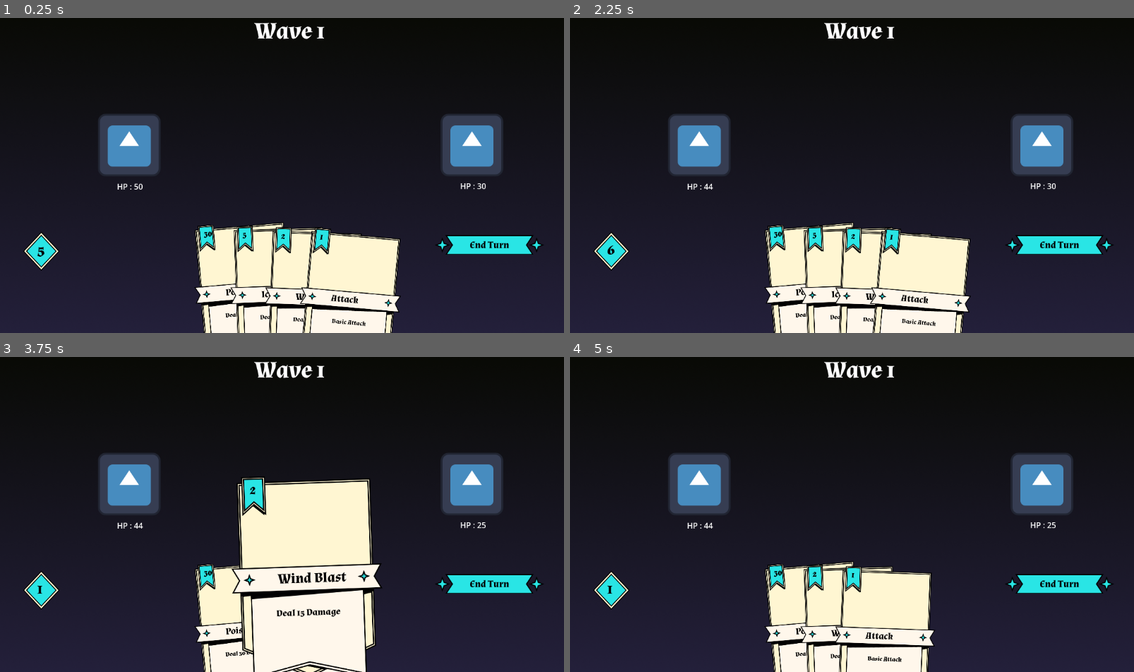
Above: before the commit, frames 1-4 (two rows, left to right).
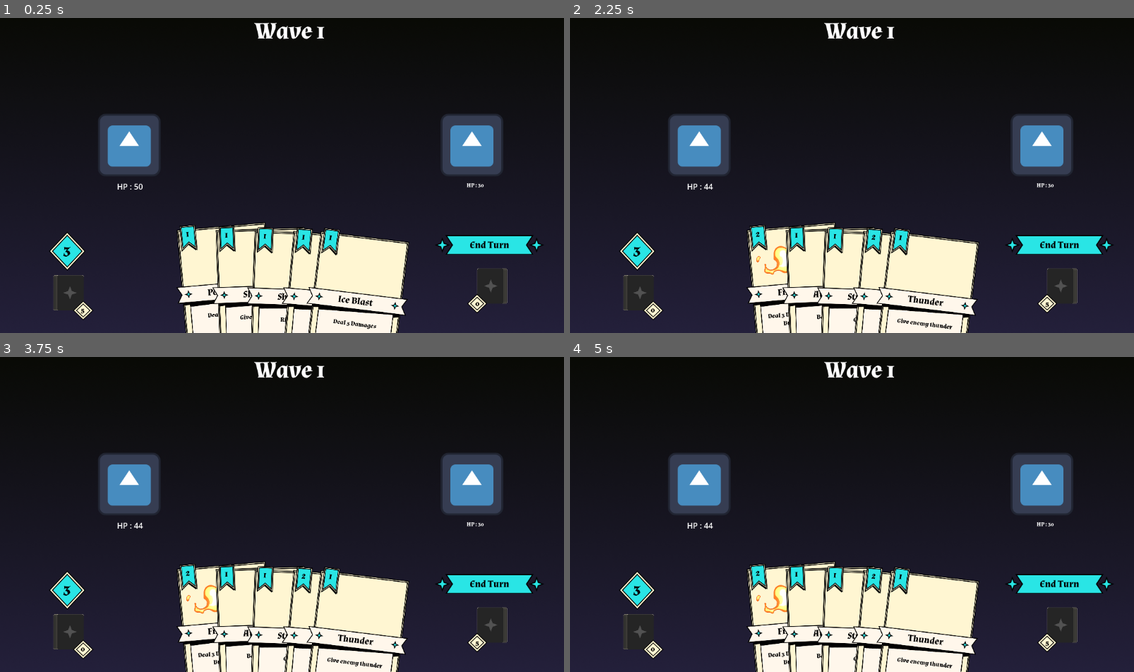
Above: after the commit, the same moments.

Repository: mikarespati/The-Arcalon
Game: Godot game, scene res://scenes/battle/battle_scene.tscn
Two runs of this game, one before a commit and one after it. Both use one fixed random seed, a clock stepped at 60 frames per second and the inputs below. This scene is started directly instead of the project's main scene. The engine's default icon, where the game draws it, is replaced by a stand-in: a white triangle on a blue panel in a dark square.
Inputs (mouse positions are in pixels of both pictures, inside the frame that each line leads up to):
- Up to frame 1 (0.25 s): no input
- Up to frame 2 (2.25 s): click "Ice Blast" (after the commit: "Sleep") at 0.5 s; click "Attack" (after the commit: "Blind") at 1.25 s; click (1060, 244) at 2 s
- Up to frame 3 (3.75 s): click "Wind Blast" (after the commit: "Stun") at 2.75 s; click (315, 564) at 3.5 s, where only the run after the commit has a clickable "Thunder"
- Up to frame 4 (5 s): click "Poiso Blast" (after the commit: "Fire Blast") at 4.25 s

The runs differ from the first frame. In frame 1, 7.2% of the frame differs, in the area x 4-90%, y 52-100%; in frame 2, 7.4%; in frame 3, 17%, in the area x 4-90%, y 37-100%; in frame 4, 8.9%.

Commit message:
Added right deck and left deck

Diff:
--- /dev/null
+++ b/resources/cards/blind.tres
@@ -0,0 +1,10 @@
+[gd_resource type="Resource" script_class="CardData" format=3 uid="uid://dl13oa5vhmrvo"]
+
+[ext_resource type="Script" uid="uid://dyxhjxf8x06mx" path="res://scripts/cards/card_data.gd" id="1_jt6uk"]
+
+[resource]
+script = ExtResource("1_jt6uk")
+card_name = "Blind"
+mana_cost = 1
+description = "Give Blind"
+metadata/_custom_type_script = "uid://dyxhjxf8x06mx"
--- a/resources/cards/fire_blast.tres
+++ b/resources/cards/fire_blast.tres
@@ -1,5 +1,6 @@
 [gd_resource type="Resource" script_class="CardData" format=3 uid="uid://dsp2p5piqmbyp"]
 
+[ext_resource type="Texture2D" uid="uid://s45s47e6yuyk" path="res://assets/cards/fireblast.png" id="1_awatx"]
 [ext_resource type="Script" uid="uid://dyxhjxf8x06mx" path="res://scripts/cards/card_data.gd" id="1_g1rsc"]
 
 [resource]
@@ -8,4 +9,5 @@
 mana_cost = 2
 damage = 10
 description = "Deal 3 Damages. Apply Burn 2 Turn"
+artwork = ExtResource("1_awatx")
 metadata/_custom_type_script = "uid://dyxhjxf8x06mx"
--- a/resources/cards/ice_blast.tres
+++ b/resources/cards/ice_blast.tres
@@ -5,7 +5,7 @@
 [resource]
 script = ExtResource("1_f3e4u")
 card_name = "Ice Blast"
-mana_cost = 5
+mana_cost = 1
 damage = 5
 description = "Deal 5 Damages"
 metadata/_custom_type_script = "uid://dyxhjxf8x06mx"
--- a/resources/cards/posion_blast.tres
+++ b/resources/cards/posion_blast.tres
@@ -5,7 +5,7 @@
 [resource]
 script = ExtResource("1_3yj1b")
 card_name = "Poiso Blast"
-mana_cost = 30
-damage = 30
-description = "Deal 30 Damage"
+mana_cost = 1
+damage = 15
+description = "Deal 15 Damage"
 metadata/_custom_type_script = "uid://dyxhjxf8x06mx"
--- /dev/null
+++ b/resources/cards/sleep.tres
@@ -0,0 +1,10 @@
+[gd_resource type="Resource" script_class="CardData" format=3 uid="uid://ckt7ijrhrjebl"]
+
+[ext_resource type="Script" uid="uid://dyxhjxf8x06mx" path="res://scripts/cards/card_data.gd" id="1_4r2e2"]
+
+[resource]
+script = ExtResource("1_4r2e2")
+card_name = "Sleep"
+mana_cost = 1
+description = "Give enemy sleep"
+metadata/_custom_type_script = "uid://dyxhjxf8x06mx"
--- /dev/null
+++ b/resources/cards/stun.tres
@@ -0,0 +1,11 @@
+[gd_resource type="Resource" script_class="CardData" format=3 uid="uid://diidtab8pq3ig"]
+
+[ext_resource type="Script" uid="uid://dyxhjxf8x06mx" path="res://scripts/cards/card_data.gd" id="1_dxsmm"]
+
+[resource]
+script = ExtResource("1_dxsmm")
+card_name = "Stun"
+mana_cost = 1
+damage = 20
+description = "Give Stun"
+metadata/_custom_type_script = "uid://dyxhjxf8x06mx"
--- /dev/null
+++ b/resources/cards/thunder.tres
@@ -0,0 +1,11 @@
+[gd_resource type="Resource" script_class="CardData" format=3 uid="uid://b0s515brpo8ty"]
+
+[ext_resource type="Script" uid="uid://dyxhjxf8x06mx" path="res://scripts/cards/card_data.gd" id="1_mpykq"]
+
+[resource]
+script = ExtResource("1_mpykq")
+card_name = "Thunder"
+mana_cost = 1
+damage = 12
+description = "Give enemy thunder"
+metadata/_custom_type_script = "uid://dyxhjxf8x06mx"
--- a/scenes/battle/battle_scene.tscn
+++ b/scenes/battle/battle_scene.tscn
@@ -6,8 +6,10 @@
 [ext_resource type="FontFile" uid="uid://s42mey0d8uem" path="res://assets/fonts/Almendra/Almendra-Bold.ttf" id="3_2wmvw"]
 [ext_resource type="Texture2D" uid="uid://dqfqgvqd30mpr" path="res://assets/button/mana.png" id="5_2wmvw"]
 [ext_resource type="PackedScene" uid="uid://blck0m0ygekkh" path="res://scenes/cards/card.tscn" id="5_7hnyd"]
+[ext_resource type="Texture2D" uid="uid://74cshyd6d82y" path="res://assets/cards/leftdeck.png" id="5_dddu7"]
 [ext_resource type="Texture2D" uid="uid://b1i8na7tg1tff" path="res://assets/button/endturn.png" id="7_ww1p6"]
 [ext_resource type="Script" uid="uid://dgt30coifqmsm" path="res://scripts/battle/battle_manager.gd" id="8_2wmvw"]
+[ext_resource type="Texture2D" uid="uid://4o562y4mu3m" path="res://assets/cards/rightdeck.png" id="8_3511k"]
 
 [node name="BattleScene" type="Control" unique_id=1331431013]
 layout_mode = 3
@@ -36,11 +38,13 @@
 
 [node name="EnemyHP" type="Label" parent="EnemyArea" unique_id=2138414526]
 layout_mode = 0
-offset_left = 40.0
-offset_top = 136.0
-offset_right = 93.0
-offset_bottom = 159.0
-text = "HP : 30"
+offset_left = 53.0
+offset_top = 138.0
+offset_right = 106.0
+offset_bottom = 161.0
+theme_override_fonts/font = ExtResource("3_2wmvw")
+theme_override_font_sizes/font_size = 12
+text = "50/50"
 
 [node name="EnemyIntent" type="TextureRect" parent="EnemyArea" unique_id=766419731]
 layout_mode = 0
@@ -98,9 +102,36 @@
 offset_right = 40.0
 offset_bottom = 640.0
 
+[node name="LeftDeckUI" type="Control" parent="BottomUI" unique_id=1752159068]
+anchors_preset = 0
+offset_left = 119.0
+offset_top = -58.0
+offset_right = 159.0
+offset_bottom = -18.0
+
+[node name="DeckBackground" type="TextureRect" parent="BottomUI/LeftDeckUI" unique_id=1173025889]
+layout_mode = 0
+offset_left = -10.0
+offset_top = -12.0
+offset_right = 72.0
+offset_bottom = 80.0
+texture = ExtResource("5_dddu7")
+expand_mode = 1
+
+[node name="DeckCountLabel" type="Label" parent="BottomUI/LeftDeckUI" unique_id=1101916704]
+layout_mode = 0
+offset_left = 46.0
+offset_top = 48.0
+offset_right = 86.0
+offset_bottom = 71.0
+theme_override_colors/font_color = Color(0, 0, 0, 1)
+theme_override_fonts/font = ExtResource("3_2wmvw")
+text = "5"
+
 [node name="ManaUI" type="Control" parent="BottomUI" unique_id=1533081491]
 anchors_preset = 0
-offset_right = 40.0
+offset_left = 53.0
+offset_right = 93.0
 offset_bottom = 40.0
 
 [node name="ManaCrystal" type="TextureRect" parent="BottomUI/ManaUI" unique_id=2076015132]
@@ -125,9 +156,9 @@
 
 [node name="HandArea" type="Control" parent="BottomUI" unique_id=427398777]
 anchors_preset = 0
-offset_left = 386.0
+offset_left = 349.0
 offset_top = -144.0
-offset_right = 426.0
+offset_right = 389.0
 offset_bottom = -104.0
 
 [node name="Card" parent="BottomUI/HandArea" unique_id=1876157408 instance=ExtResource("5_7hnyd")]
@@ -163,6 +194,41 @@
 offset_bottom = -25.0
 rotation = 0.08726646
 scale = Vector2(0.4, 0.4)
+
+[node name="Card5" parent="BottomUI/HandArea" unique_id=159512044 instance=ExtResource("5_7hnyd")]
+layout_mode = 0
+offset_left = 296.0
+offset_top = -25.0
+offset_right = 296.0
+offset_bottom = -25.0
+rotation = 0.12217305
+scale = Vector2(0.4, 0.4)
+
+[node name="RightDeckUI" type="Control" parent="BottomUI" unique_id=928348965]
+anchors_preset = 0
+offset_left = 981.0
+offset_top = -75.0
+offset_right = 1021.0
+offset_bottom = -35.0
+
+[node name="DiscardBackground" type="TextureRect" parent="BottomUI/RightDeckUI" unique_id=42431416]
+layout_mode = 0
+offset_left = -27.0
+offset_top = -9.0
+offset_right = 55.0
+offset_bottom = 83.0
+texture = ExtResource("8_3511k")
+expand_mode = 1
+
+[node name="DiscardCountLabel" type="Label" parent="BottomUI/RightDeckUI" unique_id=1400785300]
+layout_mode = 0
+offset_left = -10.0
+offset_top = 52.0
+offset_right = 30.0
+offset_bottom = 75.0
+theme_override_colors/font_color = Color(0, 0, 0, 1)
+theme_override_fonts/font = ExtResource("3_2wmvw")
+text = "0"
 
 [node name="EndTurn" type="TextureButton" parent="BottomUI" unique_id=527246772]
 layout_mode = 0
--- a/scripts/battle/battle_manager.gd
+++ b/scripts/battle/battle_manager.gd
@@ -3,17 +3,19 @@
 var player_hp = 50
 var enemy_hp = 30
 
-var max_mana = 5
-var current_mana = max_mana
-
 var deck = []
 var discard_pile = []
 var hand = []
+var used_cards = []
+var max_mana = 3
+var current_mana = 3
 
 func update_ui():
 	$"../BottomUI/ManaUI/ManaLabel".text = str(current_mana)
 	$"../EnemyArea/EnemyHP".text = "HP : " + str(enemy_hp)
 	$"../PlayArea/PlayerHP".text = "HP : " + str(player_hp)
+	$"../BottomUI/LeftDeckUI/DeckCountLabel".text = str(deck.size())
+	$"../BottomUI/RightDeckUI/DiscardCountLabel".text = str(discard_pile.size())
 
 func _ready():
 
@@ -24,7 +26,11 @@
 		preload("res://resources/cards/ice_blast.tres"),
 		preload("res://resources/cards/posion_blast.tres"),
 		preload("res://resources/cards/shield.tres"),
-		preload("res://resources/cards/wind_blast.tres")
+		preload("res://resources/cards/wind_blast.tres"),
+		preload("res://resources/cards/thunder.tres"),
+		preload("res://resources/cards/blind.tres"),
+		preload("res://resources/cards/stun.tres"),
+		preload("res://resources/cards/sleep.tres")
 
 	]
 
@@ -38,7 +44,7 @@
 
 	hand.clear()
 
-	for i in range(4):
+	for i in range(5):
 
 		hand.append(deck.pop_front())
 
@@ -46,7 +52,7 @@
 
 func draw_one_card():
 
-	if hand.size() >= 4:
+	if hand.size() >= 5:
 		return
 
 	if deck.is_empty():
@@ -90,12 +96,21 @@
 
 func end_turn():
 
+	for card in hand:
+		discard_pile.append(card)
+
+	for card in used_cards:
+		discard_pile.append(card)
+
+	hand.clear()
+	used_cards.clear()
+
 	enemy_turn()
-	max_mana += 1
-	current_mana += 1
-	if current_mana > max_mana:
-		current_mana = max_mana
-	draw_one_card()
+
+	refill_hand()
+
+	current_mana = max_mana
+
 	update_ui()
 
 func enemy_turn():
@@ -106,12 +121,32 @@
 
 	check_battle_result()
 
+func refill_hand():
+
+	while hand.size() < 5:
+
+		if deck.is_empty():
+
+			if discard_pile.is_empty():
+				break
+
+			deck = discard_pile.duplicate()
+
+			discard_pile.clear()
+
+			deck.shuffle()
+
+		if deck.size() > 0:
+
+			hand.append(deck.pop_front())
+
+	update_hand_visual()
 
 func draw_hand():
 
 	deck.shuffle()
 
-	var hand = deck.slice(0, 4)
+	var hand = deck.slice(0, 5)
 
 	var hand_area = $"../BottomUI/HandArea"
 
@@ -153,5 +188,6 @@
 
 	hand.erase(card_data)
 
-	discard_pile.append(card_data)
+	used_cards.append(card_data)
+
 	update_hand_visual()
Binary file added: assets/cards/leftdeck.png
Not shown, added: assets/cards/leftdeck.png.import
Binary file added: assets/cards/rightdeck.png
Not shown, added: assets/cards/rightdeck.png.import
Binary file added: assets/ui/healthempty.png
Not shown, added: assets/ui/healthempty.png.import
Binary file added: assets/ui/healthfull.png
Not shown, added: assets/ui/healthfull.png.import
